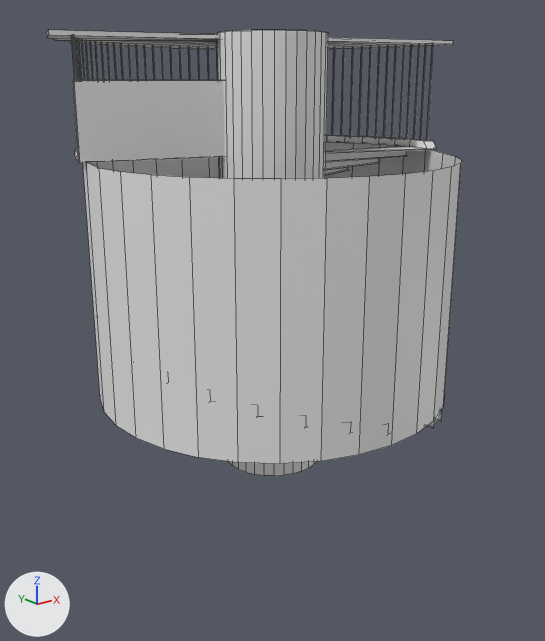
Two versions of the FBX model SpiralUnderpass/stairSpiral01/stairSpiral01.fbx, one commit apart.
Before and after are seen from a 50 mm camera at (-9.02, -11.27, 5.3) aimed at (-0.21, -0.26, 0.9). The lights are fixed; the arrows at lower left show +X, +Y and +Z. The picture after the commit comes second. Mesh edges are drawn as thin lines. Where no turn or scale is listed for an object, it has been applied to the vertices. Vertices at exactly the same position are counted once.

The first picture shows 'SpiralStairs'.
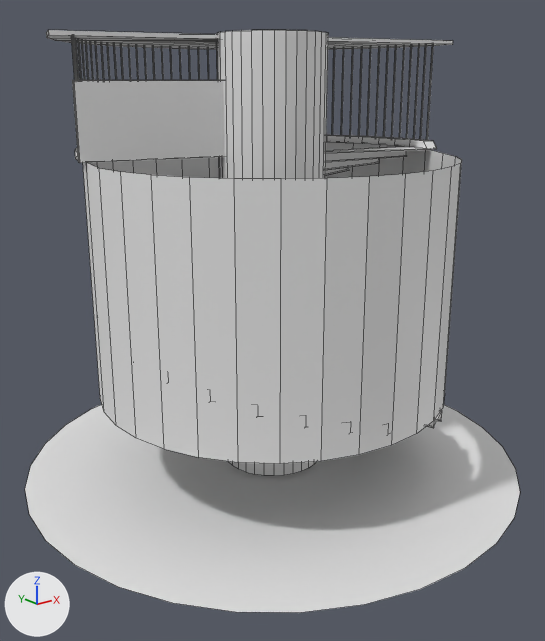
The edits, one by one:
me_circle is used by ob_spiralstairs; location (0.0, 0.0, 0.0).
me_circle had 1244 vertices, 867 faces and spanned x -3.75..3.89, y -3.45..3.89, z -2.13..6.16.
me_circle now has 1276 vertices, 868 faces and spans x -5.0..5.0, y -5.0..5.0, z -2.2..6.16.
me_circle part 1: a new loose piece of 32 vertices spanning x -5.0..5.0, y -5.0..5.0, z -2.2, in mat_material (white #e7e7e7).

Pixel boxes [x1, y1, x2, y2] of what changed, in the pictures (545 x 641 px):
'SpiralStairs', reshaped (19% wider, 30% taller)
    before: [46, 30, 462, 476]
    after: [25, 30, 520, 612]
part 1 of me_circle, added
    after: [25, 404, 520, 612]
